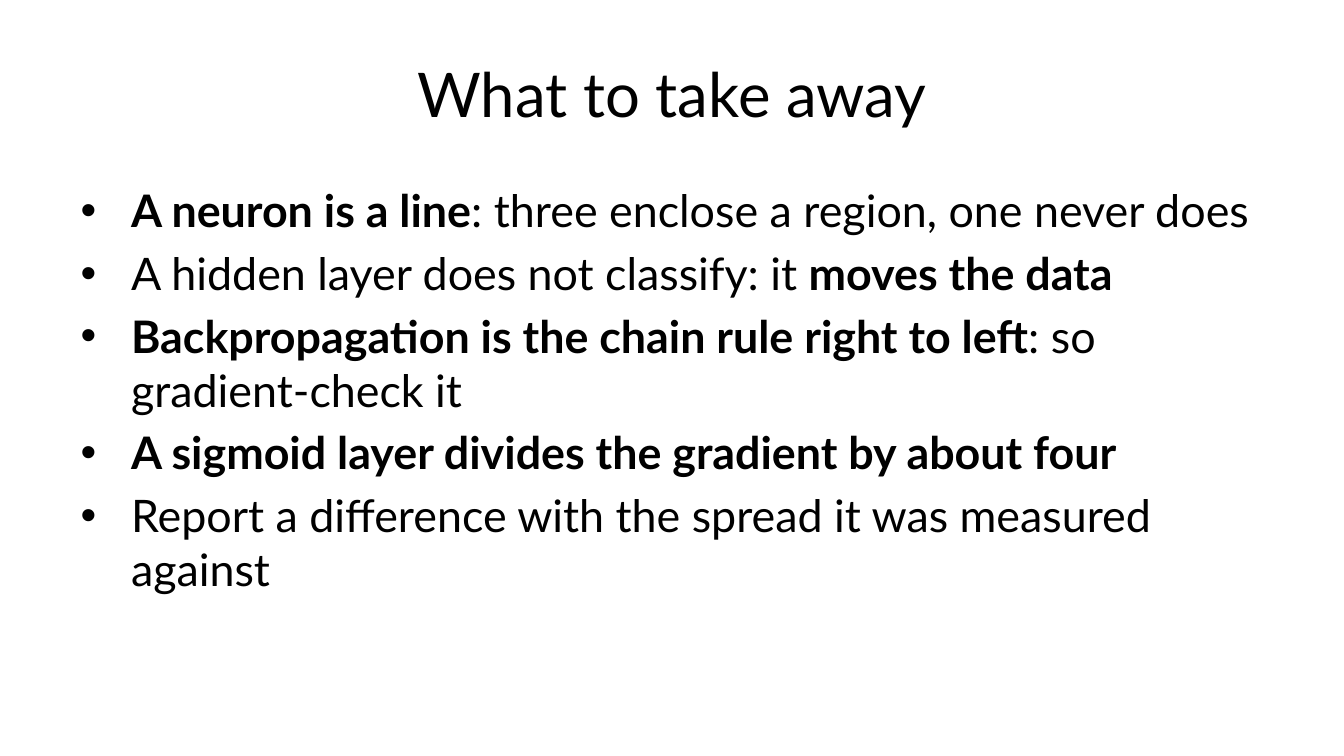
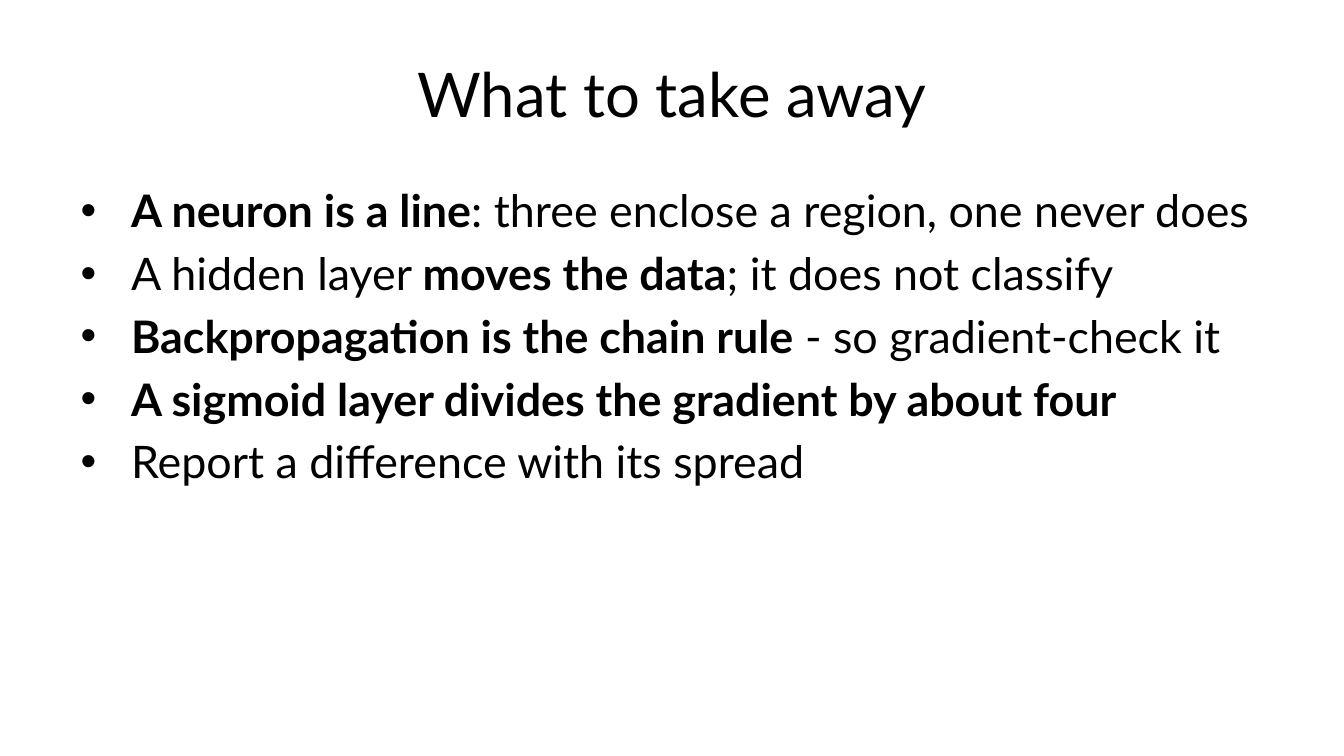
Before and after one commit to fabioantonini/technologies-for-artificial-intelligence, a slide deck: slide 65 of Lessons/09_neural_networks/Slides/neural_networks_slides.pptx. Drawn at 1344x756 pixels with LibreOffice and Linux fonts; fonts in the diff are those of the drawing; background and template pictures are left out. Boxes give left, top, right and bottom in pixels: in the first picture for what was removed or moved away, otherwise in the second. Text is boxed around its words. In the diff, an @@ line names an element or a change of style, - is before the commit and + after.

```diff
--- a/Lessons/09_neural_networks/Slides/neural_networks_slides.pptx
+++ b/Lessons/09_neural_networks/Slides/neural_networks_slides.pptx
@@ text at [131, 256, 1220, 362]: text changed; bold off @@
-• A hidden layer does not classify: it moves the data
-• Backpropagation is the chain rule right to left: so gradient-check it
+• A hidden layer moves the data; it does not classify
+• Backpropagation is the chain rule - so gradient-check it
@@ text at [131, 445, 804, 486]: text changed @@
-• Report a difference with the spread it was measured against
+• Report a difference with its spread
```
Also in this commit, not shown: 7 other slides changed, 12 other files.
